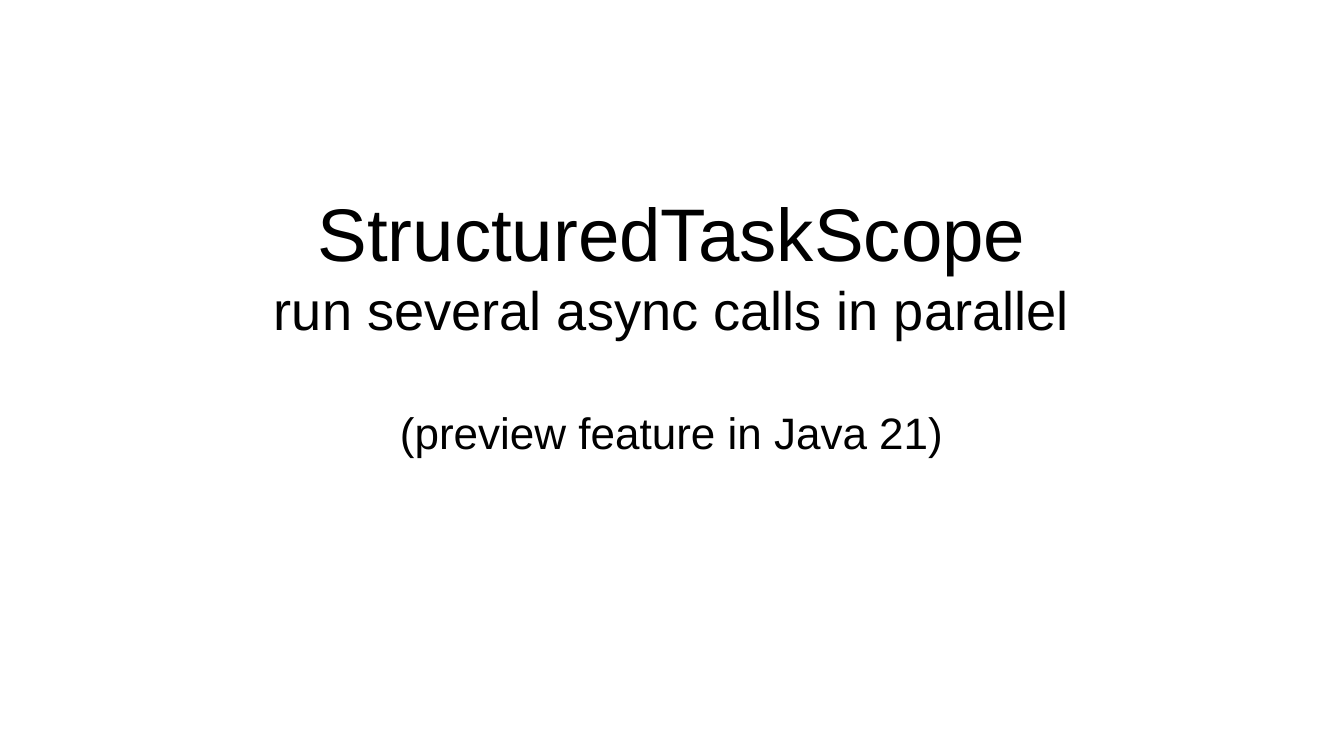
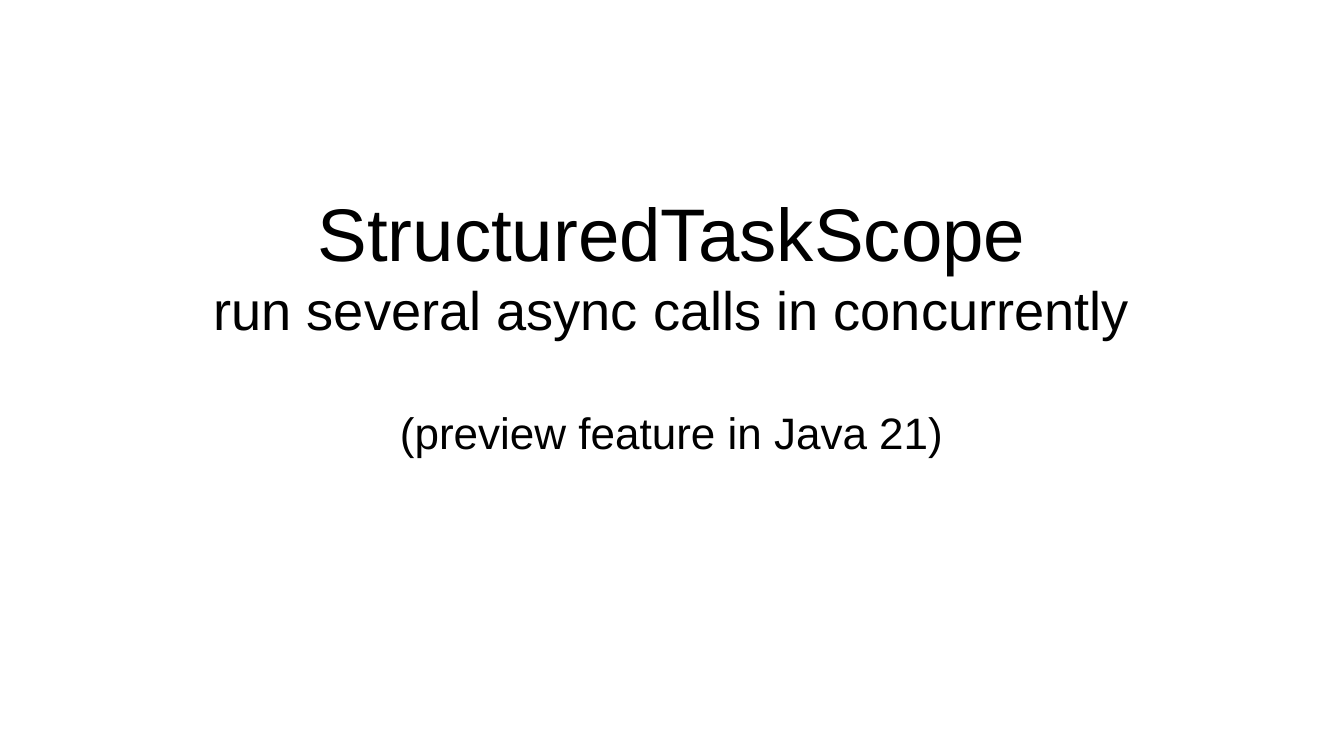
Before and after one commit to forax/loom-fiber, a slide deck: slide 20 of scoop about scopes.odp. Drawn at 1344x756 pixels with LibreOffice and Linux fonts; fonts in the diff are those of the drawing. Boxes give left, top, right and bottom in pixels: in the first picture for what was removed or moved away, otherwise in the second. Text is boxed around its words. In the diff, an @@ line names an element or a change of style, - is before the commit and + after.

```diff
--- a/scoop about scopes.odp
+++ b/scoop about scopes.odp
@@ subtitle at (214, 207, 1129, 458): text changed @@
-StructuredTaskScope
-run several async calls in parallel
-(preview feature in Java 21)
+StructuredTaskScope
+run several async calls in concurrently
+(preview feature in Java 21)
```
Also in this commit, not shown: 11 other slides changed, 1 other file.
